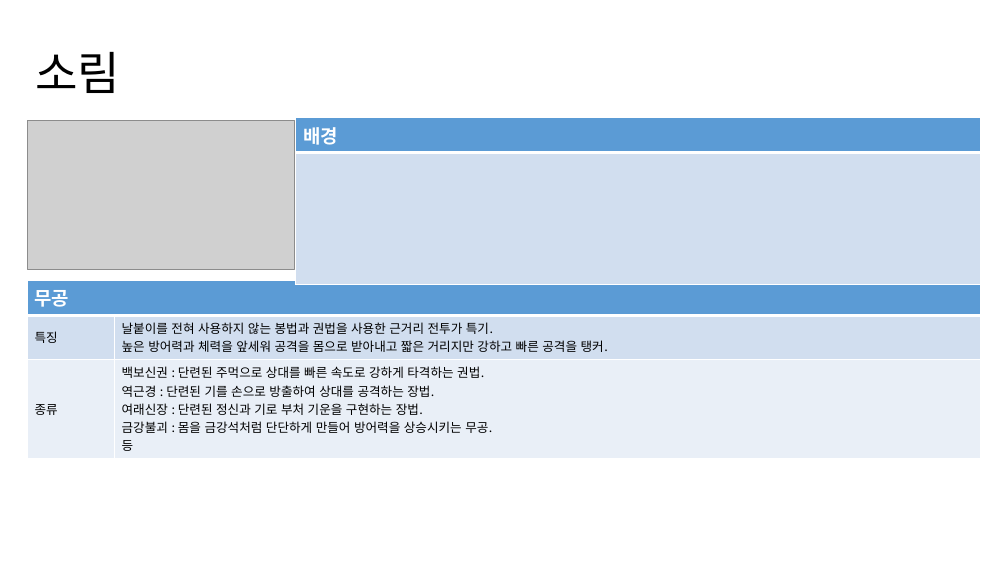
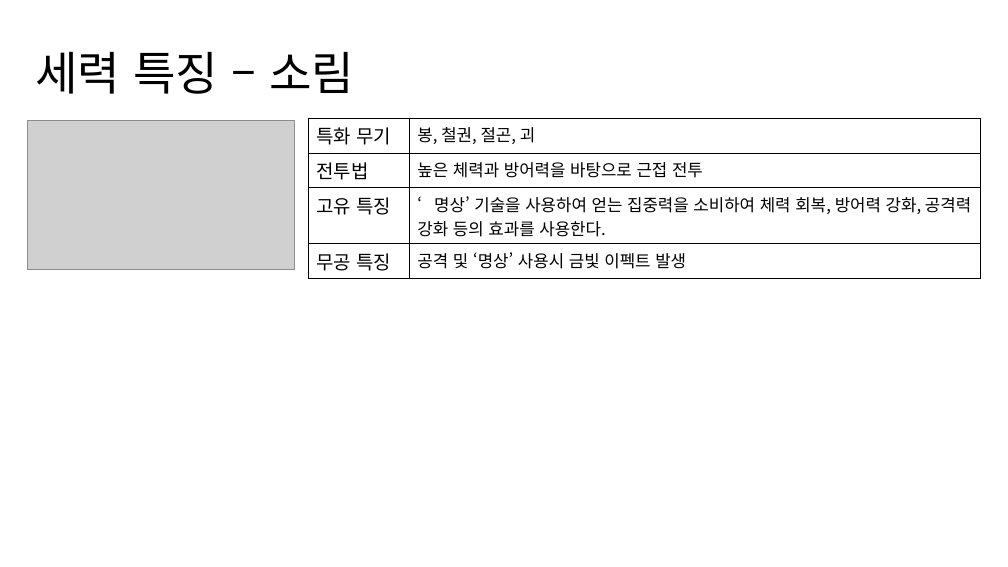
Before and after one commit to yjk0401/unityenginebasic_9th, a slide deck: slide 7 of 기획/세력 기획서.pptx (slide 8 before the commit). Drawn at 1008x567 pixels with LibreOffice and Linux fonts; fonts in the diff are those of the drawing; grey boxes stand for pictures. Boxes give left, top, right and bottom in pixels: in the first picture for what was removed or moved away, otherwise in the second. Text is boxed around its words. In the diff, an @@ line names an element or a change of style, - is before the commit and + after.

```diff
--- a/기획/세력 기획서.pptx
+++ b/기획/세력 기획서.pptx
@@ title at [35, 51, 354, 94]: text changed @@
-소림
+세력 특징 – 소림
@@ table removed at [296, 117, 980, 279], 2 rows, 1 columns @@
-배경
-
@@ table added at [309, 118, 982, 275], 4 rows, 2 columns @@
+특화 무기 | 봉, 철권, 절곤, 괴
+전투법 | 높은 체력과 방어력을 바탕으로 근접 전투
+고유 특징 | ‘명상’ 기술을 사용하여 얻는 집중력을 소비하여 체력 회복, 방어력 강화, 공격력 강화 등의 효과를 사용한다.
+무공 특징 | 공격 및 ‘명상’ 사용시 금빛 이펙트 발생
@@ table removed at [27, 281, 981, 455], 3 rows, 2 columns @@
-무공 | 
-특징 | 날붙이를 전혀 사용하지 않는 봉법과 권법을 사용한 근거리 전투가 특기. / 높은 방어력과 체력을 앞세워 공격을 몸으로 받아내고 짧은 거리지만 강하고 빠른 공격을 탱커.
-종류 | 백보신권 : 단련된 주먹으로 상대를 빠른 속도로 강하게 타격하는 권법. / 역근경 : 단련된 기를 손으로 방출하여 상대를 공격하는 장법. / 여래신장 : 단련된 정신과 기로 부처 기운을 구현하는 장법. / 금강불괴 : 몸을 금강석처럼 단단하게 만들어 방어력을 상승시키는 무공. / 등
```
Also in this commit, not shown: 15 other slides changed, 1 slide added, 2 slides removed, 5 other files.
